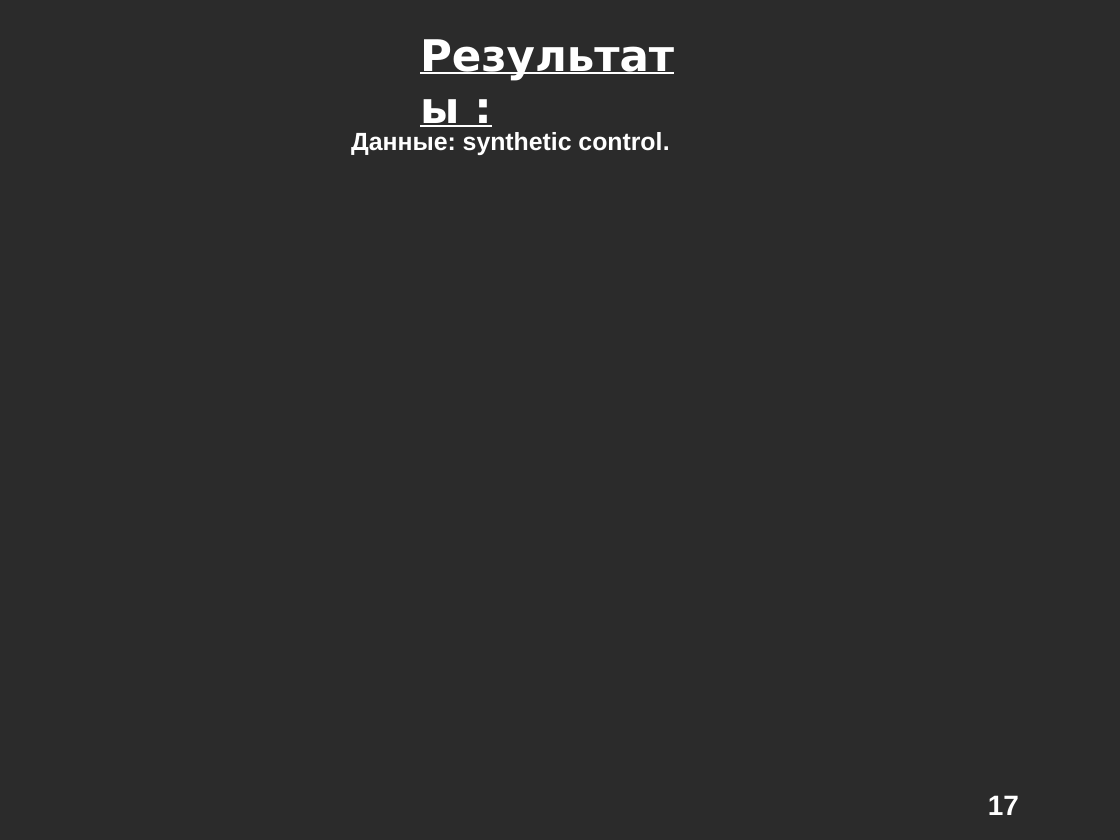
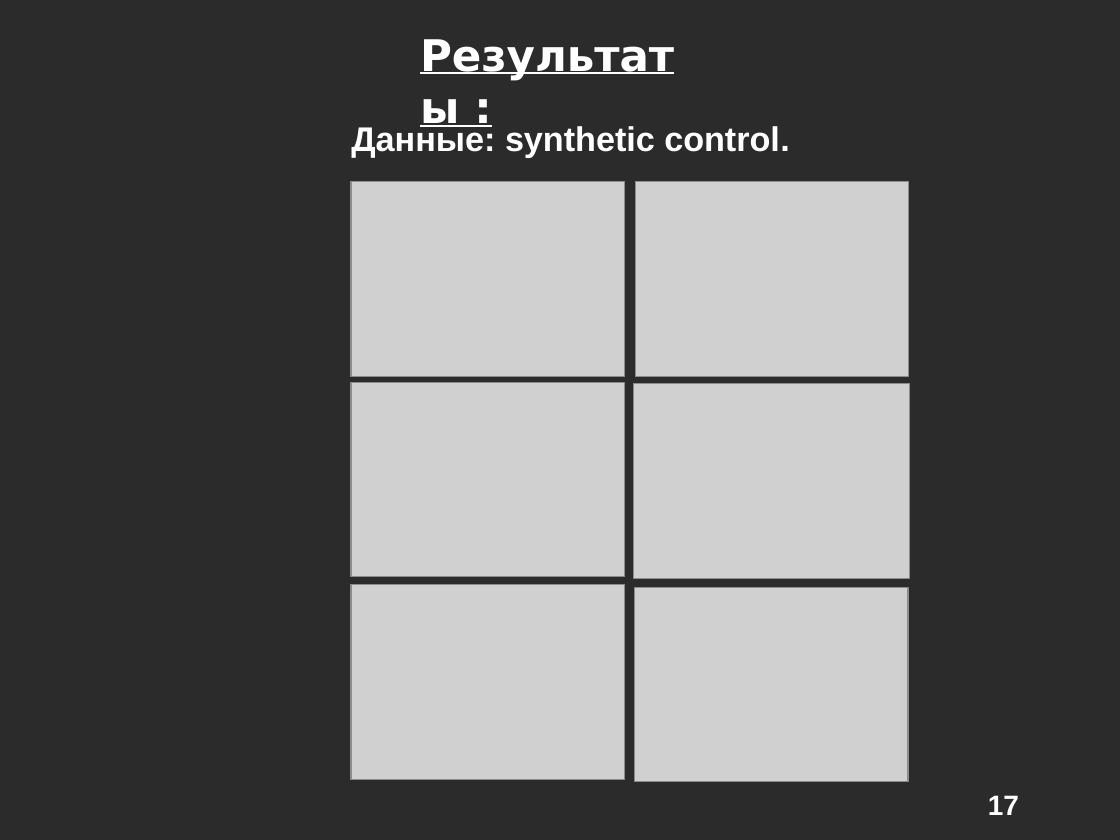
Before and after one commit to alexeyche/alexeyche-junk, a slide deck: slide 17 of cns/doc/conf.ppt. Drawn at 1120x840 pixels with LibreOffice and Linux fonts; fonts in the diff are those of the drawing; grey boxes stand for pictures; background and template pictures are left out; a plain dark background stands for a picture behind light text. Boxes give left, top, right and bottom in pixels: in the first picture for what was removed or moved away, otherwise in the second. Text is boxed around its words. In the diff, an @@ line names an element or a change of style, - is before the commit and + after.

```diff
--- a/cns/doc/conf.ppt
+++ b/cns/doc/conf.ppt
@@ text "Данные: synthetic control.": place and size @@
-text "Данные: synthetic control." at [351, 132, 669, 155]
+text "Данные: synthetic control." at [351, 125, 789, 157]
@@ text "Данные: synthetic control." at [351, 125, 789, 157]: size 16 to 22 pt @@
@@ picture added at [351, 181, 624, 376] @@
@@ picture added at [635, 181, 908, 376] @@
@@ picture added at [351, 383, 624, 577] @@
@@ picture added at [634, 384, 909, 579] @@
@@ picture added at [351, 585, 624, 780] @@
@@ picture added at [635, 588, 908, 782] @@
```
Also in this commit, not shown: 4 other slides changed, 1 other file.
